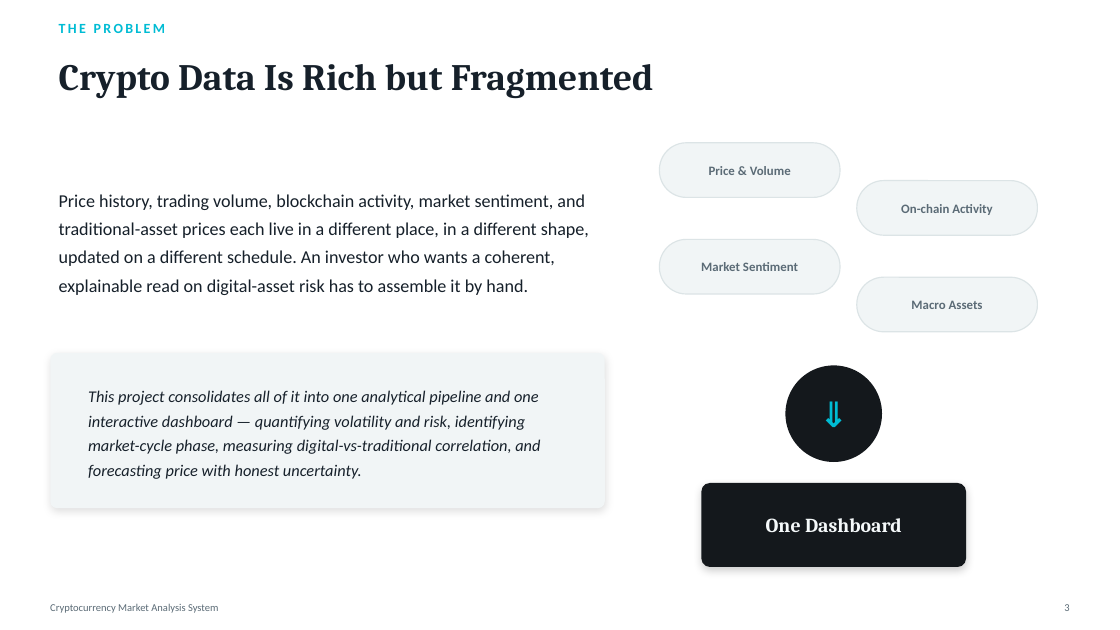
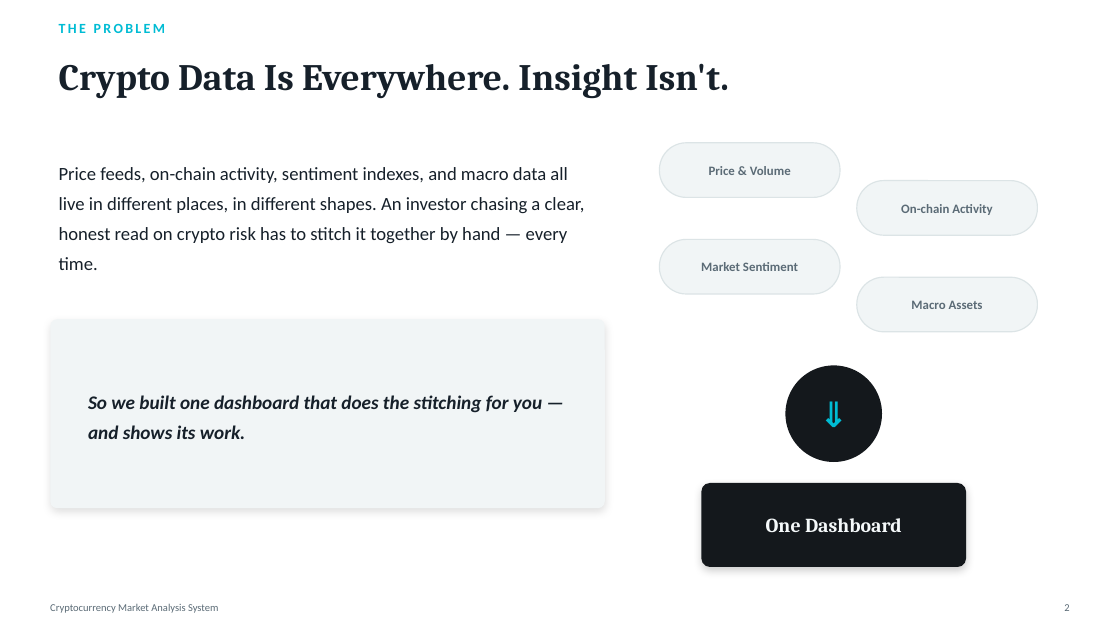
Before and after one commit to garimaaish1111/crypto-market-analysis, a slide deck: slide 2 of docs/Crypto_Market_Analysis_Final_Evaluation.pptx (slide 3 before the commit). Drawn at 1120x630 pixels with LibreOffice and Linux fonts; fonts in the diff are those of the drawing. Boxes give left, top, right and bottom in pixels: in the first picture for what was removed or moved away, otherwise in the second. Text is boxed around its words. In the diff, an @@ line names an element or a change of style, - is before the commit and + after.

```diff
--- a/docs/Crypto_Market_Analysis_Final_Evaluation.pptx
+++ b/docs/Crypto_Market_Analysis_Final_Evaluation.pptx
@@ text at [59, 63, 729, 99]: text changed @@
-Crypto Data Is Rich but Fragmented
+Crypto Data Is Everywhere. Insight Isn't.
@@ text at [59, 167, 585, 270]: text changed; size 15.5 to 16 pt @@
-Price history, trading volume, blockchain activity, market sentiment, and traditional-asset prices each live in a different place, in a different shape, updated on a different schedule. An investor who wants a coherent, explainable read on digital-asset risk has to assemble it by hand.
+Price feeds, on-chain activity, sentiment indexes, and macro data all live in different places, in different shapes. An investor chasing a clear, honest read on crypto risk has to stitch it together by hand — every time.
@@ rounded rectangle: place and size @@
-rounded rectangle at [50, 353, 605, 508]
+rounded rectangle at [50, 319, 605, 508]
@@ rounded rectangle at [50, 319, 605, 508]: proportions changed @@
@@ text at [88, 395, 542, 439]: text changed; size 14 to 16.5 pt; bold on @@
-This project consolidates all of it into one analytical pipeline and one interactive dashboard — quantifying volatility and risk, identifying market-cycle phase, measuring digital-vs-traditional correlation, and forecasting price with honest uncertainty.
+So we built one dashboard that does the stitching for you — and shows its work.
```
Also in this commit, not shown: 7 other slides changed, 6 slides added, 10 slides removed.
